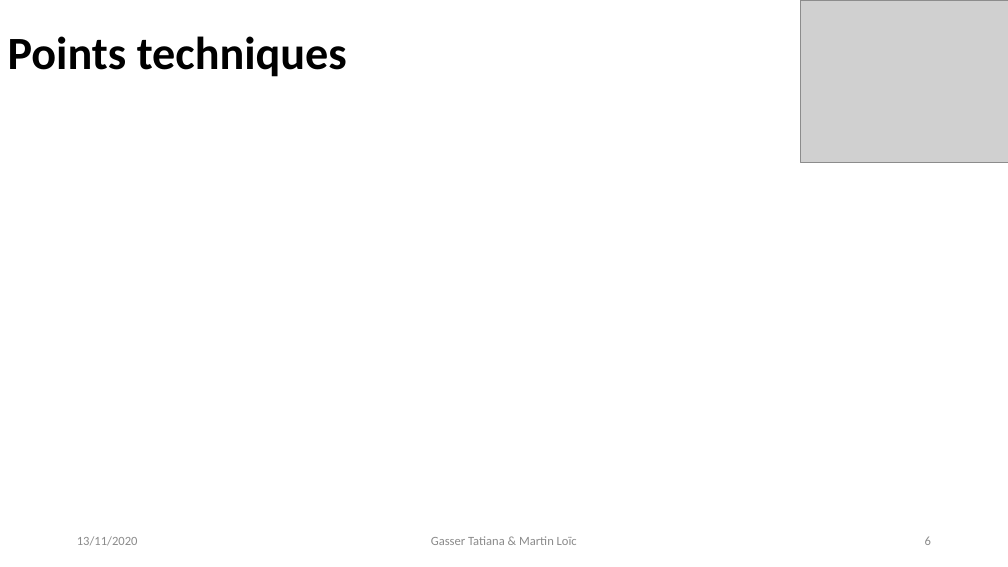
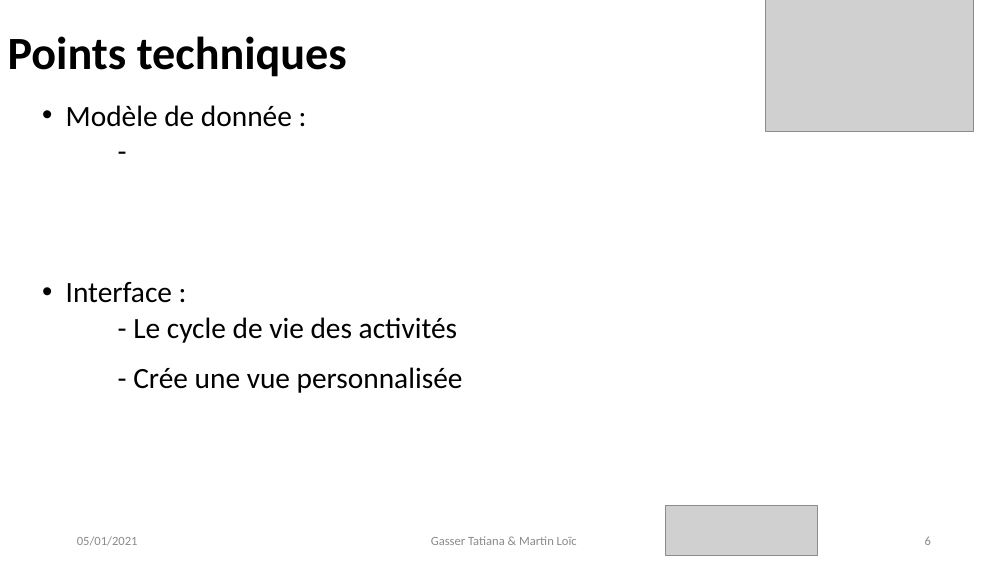
Before and after one commit to gxfab/LO52_A2020, a slide deck: slide 6 of Projet/Docs/Projet_Gasser_Martin.pptx. Drawn at 1008x567 pixels with LibreOffice and Linux fonts; fonts in the diff are those of the drawing; grey boxes stand for pictures. Boxes give left, top, right and bottom in pixels: in the first picture for what was removed or moved away, otherwise in the second. Text is boxed around its words. In the diff, an @@ line names an element or a change of style, - is before the commit and + after.

```diff
--- a/Projet/Docs/Projet_Gasser_Martin.pptx
+++ b/Projet/Docs/Projet_Gasser_Martin.pptx
@@ picture: place and size @@
-picture at <box>800,0,1008,162</box>
+picture at <box>765,0,973,131</box>
@@ text added at <box>66,105,463,393</box>, 28 pt, text #000000 @@
+• Modèle de donnée :
+-
+• Interface :
+- Le cycle de vie des activités
+- Crée une vue personnalisée
@@ picture added at <box>665,506,817,556</box> @@
@@ text at <box>77,536,138,546</box>: text changed @@
-13/11/2020
+05/01/2021
```
Also in this commit, not shown: 5 other slides changed, 2 slides added, 1 slide removed, 13 other files.
